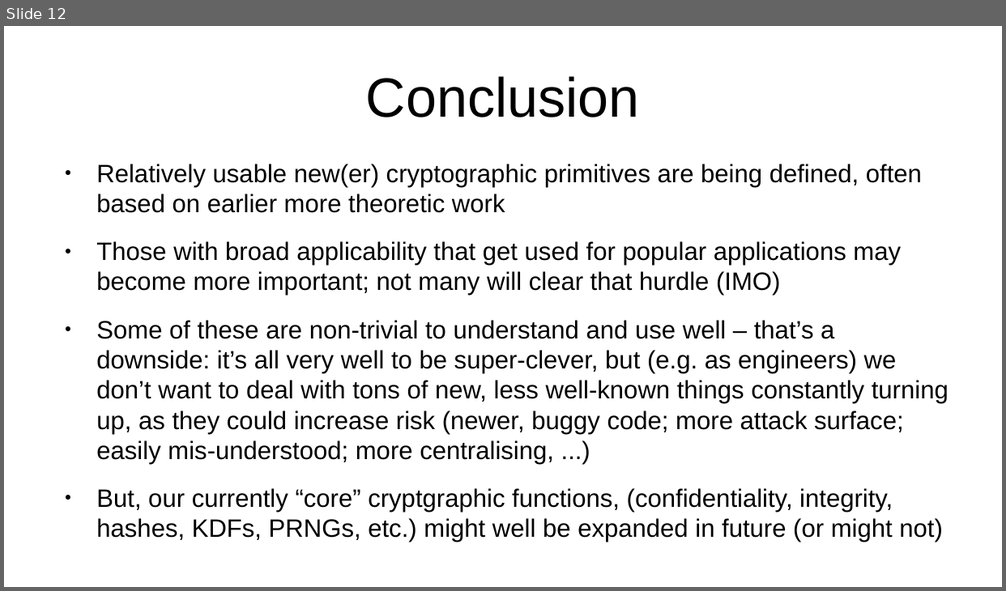
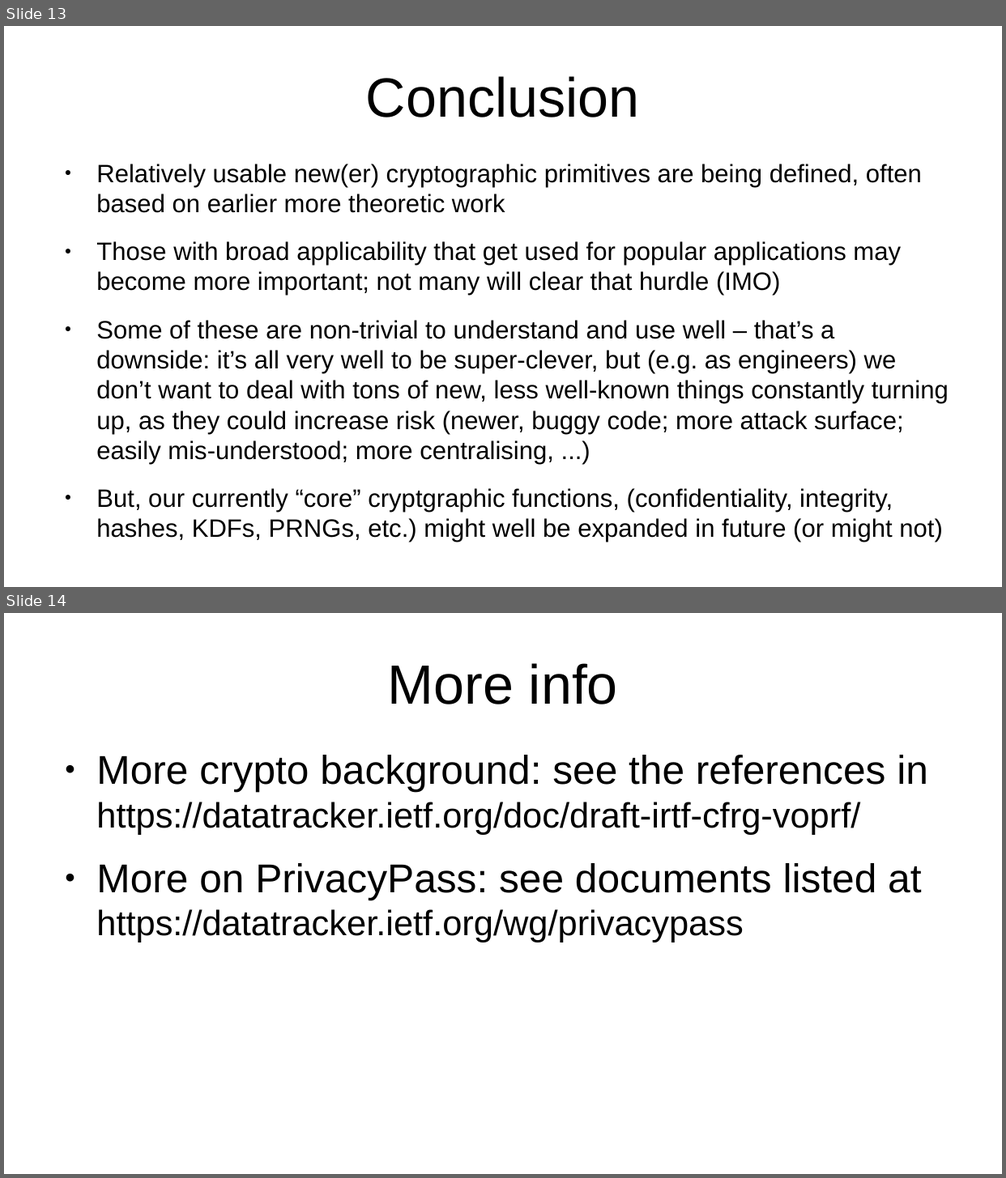
Before and after one commit to sftcd/cs7053, a slide deck: 2023lectures/07-voprf.odp. Shown one above the other, each under a label of ours: slide 12 before the commit, slides 13 and 14 after it. The pictures are 1006x591 and 1006x1178 pixels, drawn with LibreOffice and Linux fonts; fonts in the diff are those of the drawing. Boxes give left, top, right and bottom in pixels: in the first picture for what was removed or moved away, otherwise in the second. Text is boxed around its words. In the diff, an @@ line names an element or a change of style, - is before the commit and + after.

Commit message:
voprf updated (a bit)

```diff
--- a/2023lectures/07-voprf.odp
+++ b/2023lectures/07-voprf.odp
@@ slide 14 added at [4, 613, 1002, 1174], background #FFFFFF @@
@@ title added at [387, 663, 618, 705], 44 pt, text #000000 @@
+More info
@@ text added at [96, 755, 928, 943], 28 pt, text #000000 @@
+● More crypto background: see the references in https://datatracker.ietf.org/doc/draft-irtf-cfrg-voprf/
+● More on PrivacyPass: see documents listed at https://datatracker.ietf.org/wg/privacypass
@@ what was slide 12 is now slide 13 @@
```
Also in this commit, not shown: 1 slide changed, 2 other slides added, 1 slide removed, 1 other file.
